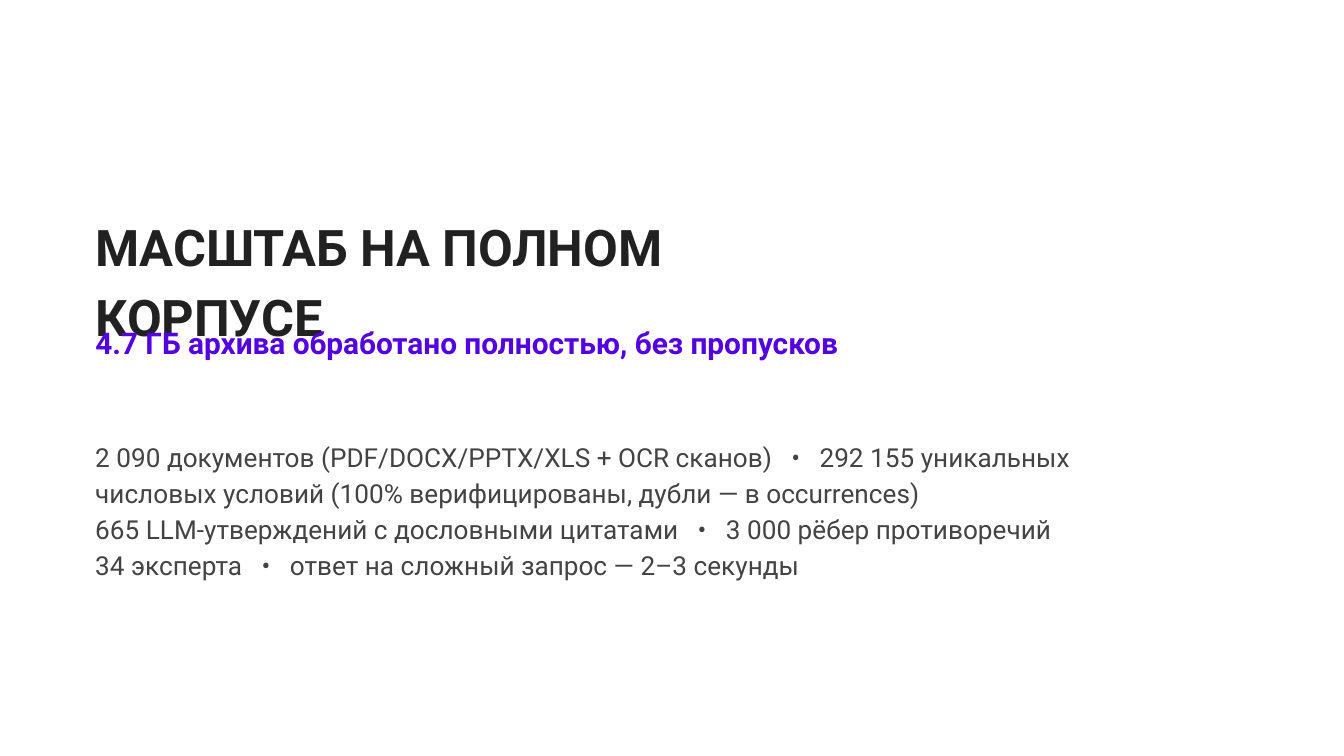
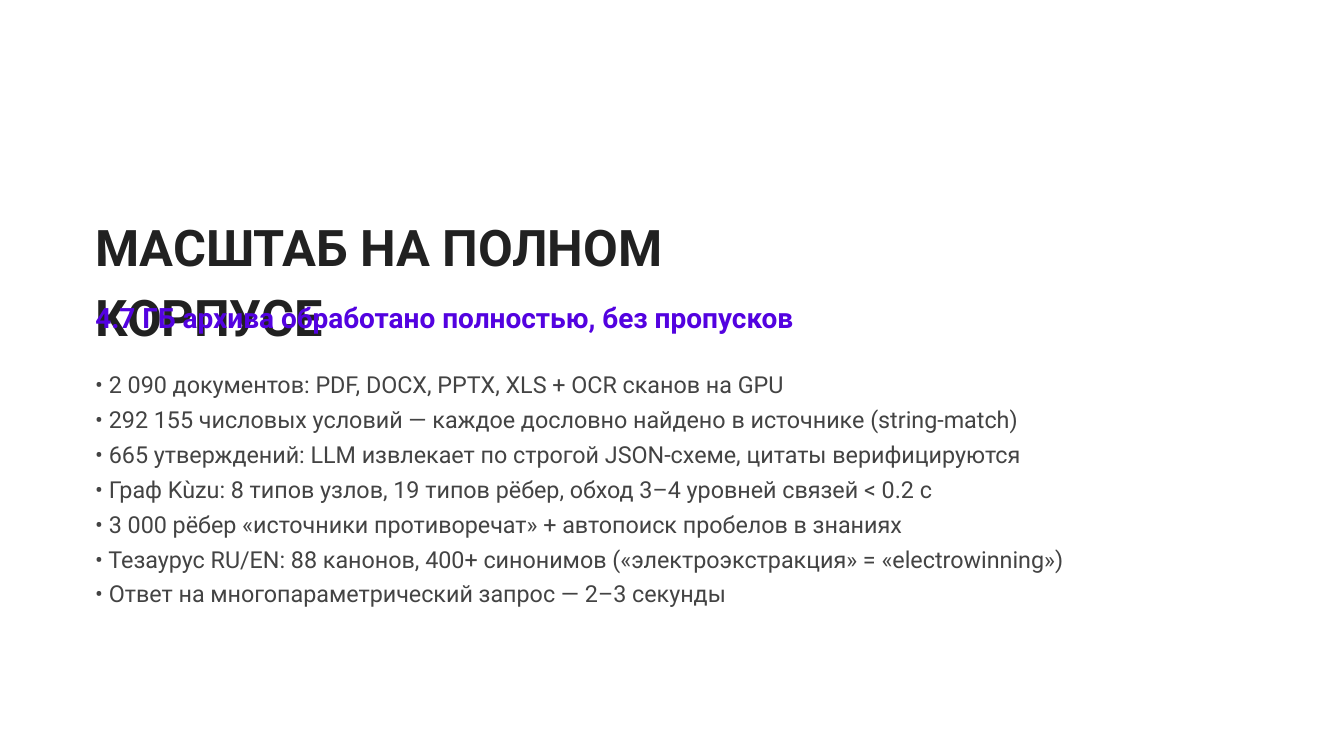
Before and after one commit to CatPawsCoder/Nornickel_aI_science_hack, a slide deck: slide 5 of presentation/nauchny-klubok-NN-v2.pptx. Drawn at 1344x756 pixels with LibreOffice and Linux fonts; fonts in the diff are those of the drawing; background and template pictures are left out. Boxes give left, top, right and bottom in pixels: in the first picture for what was removed or moved away, otherwise in the second. Text is boxed around its words. In the diff, an @@ line names an element or a change of style, - is before the commit and + after.

```diff
--- a/presentation/nauchny-klubok-NN-v2.pptx
+++ b/presentation/nauchny-klubok-NN-v2.pptx
@@ text "МАСШТАБ НА ПОЛНОМ КОРПУСЕ" rewrapped from (95,229,663,348) to (95,229,663,337) @@
@@ text "4.7 ГБ архива обработано полностью, ...": place and size @@
-text "4.7 ГБ архива обработано полностью, ..." at (95,326,838,361)
+text "4.7 ГБ архива обработано полностью, ..." at (95,302,793,335)
@@ text "4.7 ГБ архива обработано полностью, ..." at (95,302,793,335): size 16 to 15 pt @@
@@ text at (108,376,1064,607): text changed; size 14 to 12.5 pt @@
-2 090 документов (PDF/DOCX/PPTX/XLS + OCR сканов) • 292 155 уникальных
-числовых условий (100% верифицированы, дубли — в occurrences)
-665 LLM-утверждений с дословными цитатами • 3 000 рёбер противоречий
-34 эксперта • ответ на сложный запрос — 2–3 секунды
+• 2 090 документов: PDF, DOCX, PPTX, XLS + OCR сканов на GPU
+• 292 155 числовых условий — каждое дословно найдено в источнике (string-match)
+• 665 утверждений: LLM извлекает по строгой JSON-схеме, цитаты верифицируются
+• Граф Kùzu: 8 типов узлов, 19 типов рёбер, обход 3–4 уровней связей < 0.2 c
+• 3 000 рёбер «источники противоречат» + автопоиск пробелов в знаниях
+• Тезаурус RU/EN: 88 канонов, 400+ синонимов («электроэкстракция» = «electrowinning»)
+• Ответ на многопараметрический запрос — 2–3 секунды
```
Also in this commit, not shown: 1 other slide changed, 1 other file.
